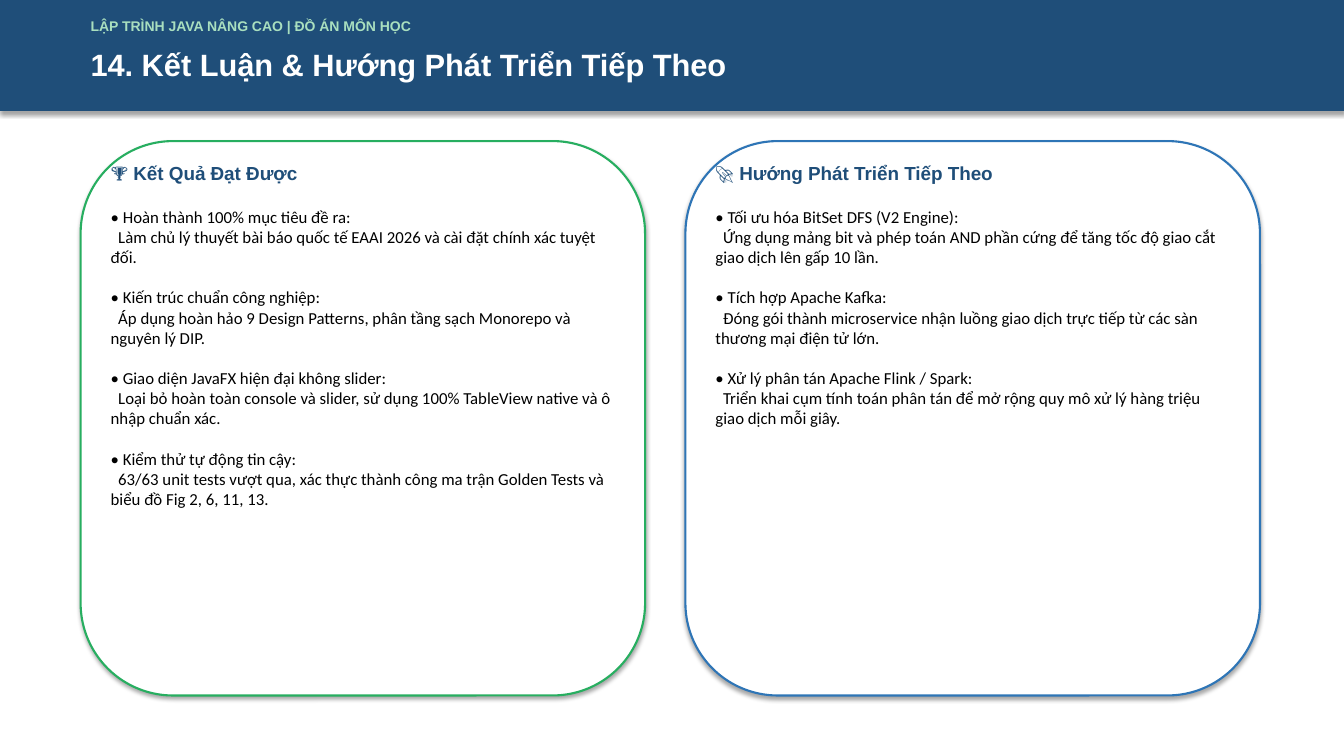
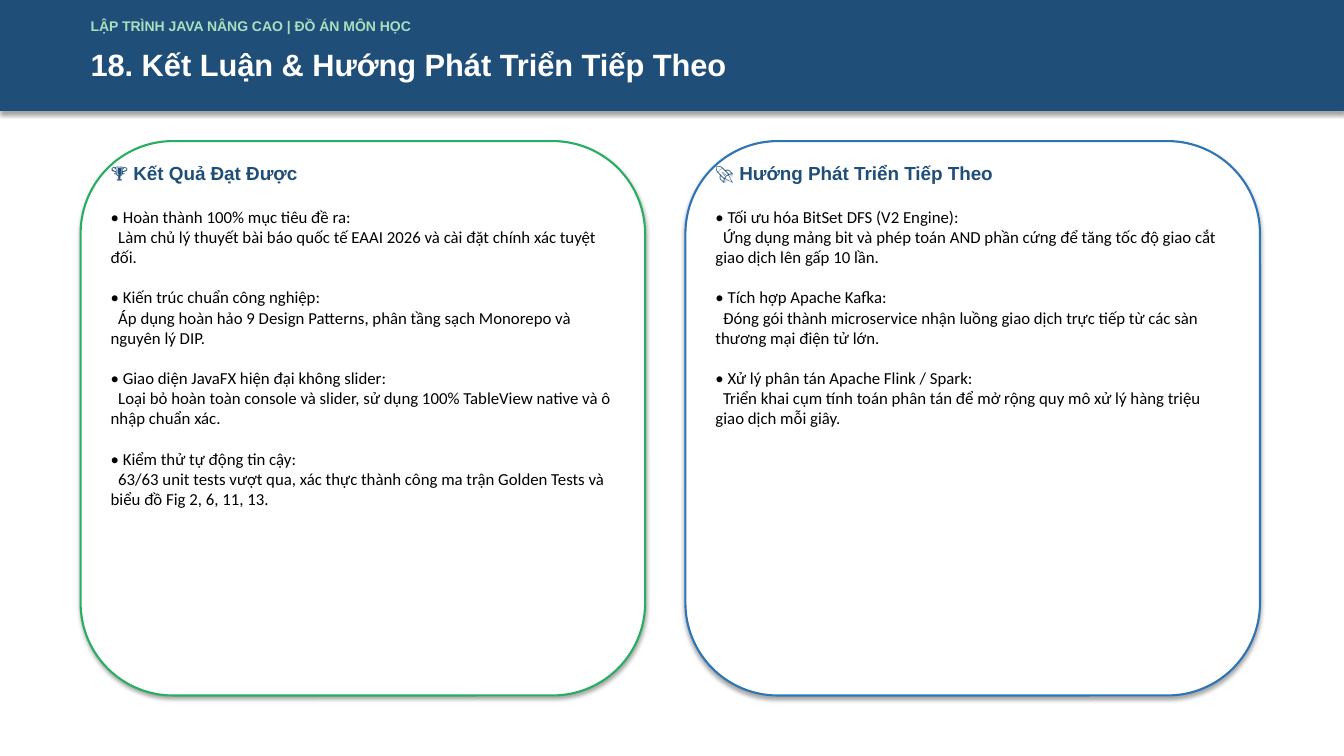
Before and after one commit to 2312741-sudo/javanc, a slide deck: slide 18 of docs/ThuyetTrinh_DeTai_DHOPM_2312741_NguyenThanhTam.pptx (slide 15 before the commit). Drawn at 1344x756 pixels with LibreOffice and Linux fonts; fonts in the diff are those of the drawing. Boxes give left, top, right and bottom in pixels: in the first picture for what was removed or moved away, otherwise in the second. Text is boxed around its words. In the diff, an @@ line names an element or a change of style, - is before the commit and + after.

```diff
--- a/docs/ThuyetTrinh_DeTai_DHOPM_2312741_NguyenThanhTam.pptx
+++ b/docs/ThuyetTrinh_DeTai_DHOPM_2312741_NguyenThanhTam.pptx
@@ text at (x1=91, y1=51, x2=726, y2=81): text changed @@
-14. Kết Luận & Hướng Phát Triển Tiếp Theo
+18. Kết Luận & Hướng Phát Triển Tiếp Theo
```
Also in this commit, not shown: 7 other slides changed, 3 slides added.
